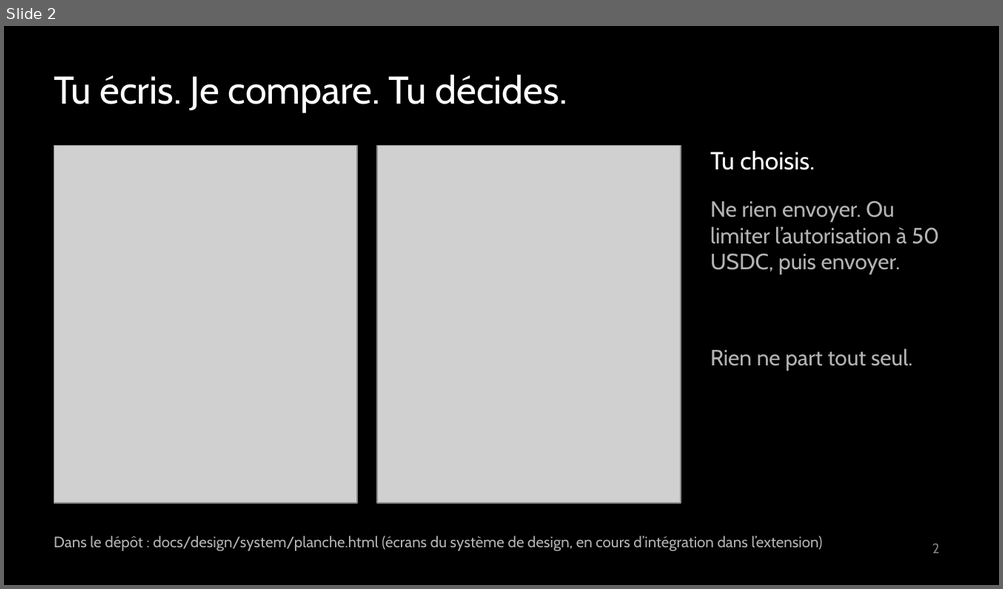
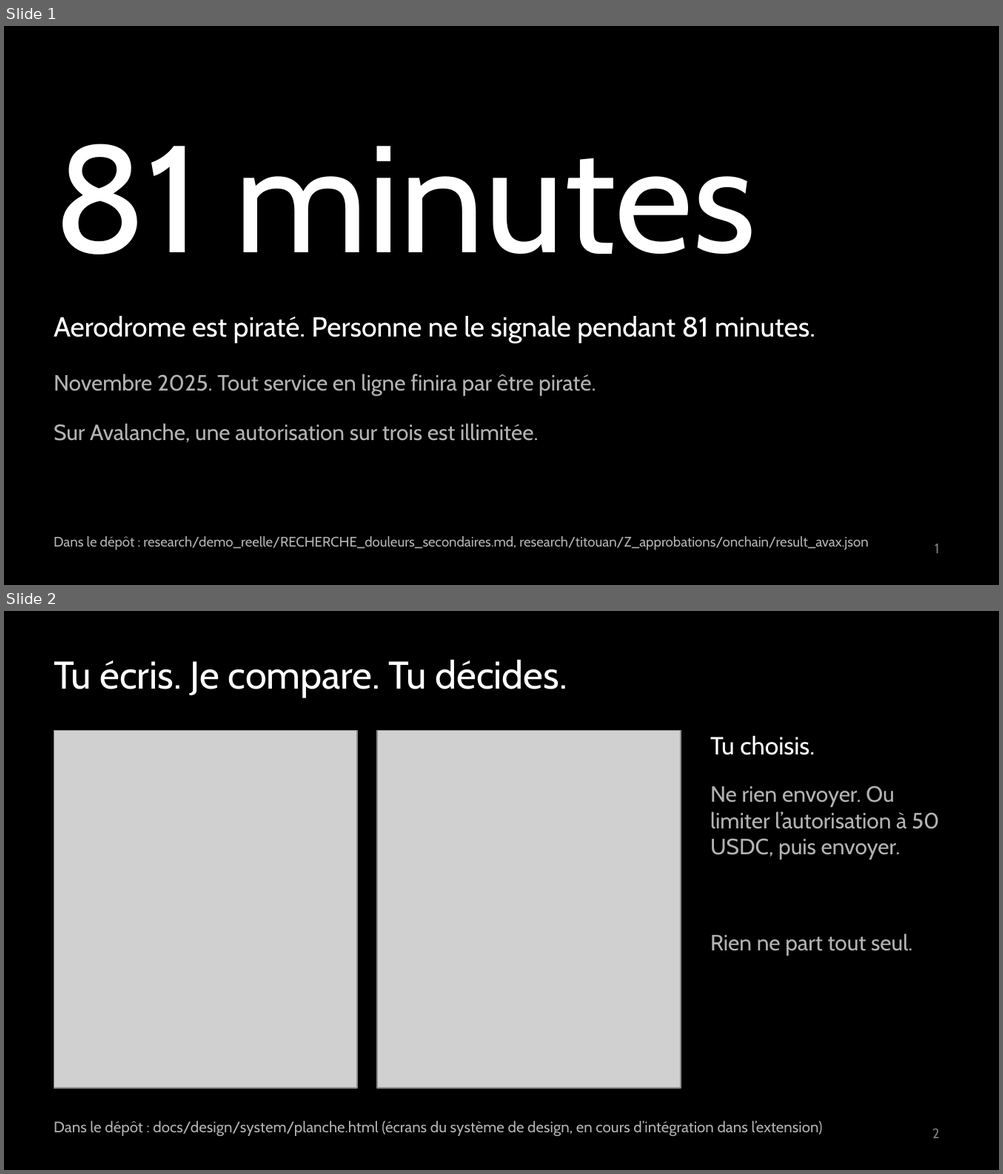
Before and after one commit to adembnn/secure-horizon, a slide deck: livrables/deck/holdup.pptx. Shown one above the other, each under a label of ours: slide 2 before the commit, slides 1 and 2 after it. The pictures are 1003x589 and 1003x1174 pixels, drawn with LibreOffice and Linux fonts; fonts in the diff are those of the drawing; grey boxes stand for pictures. Boxes give left, top, right and bottom in pixels: in the first picture for what was removed or moved away, otherwise in the second. Text is boxed around its words. In the diff, an @@ line names an element or a change of style, - is before the commit and + after.

```diff
--- a/livrables/deck/holdup.pptx
+++ b/livrables/deck/holdup.pptx
@@ slide 1 added at (x1=4, y1=26, x2=999, y2=585), background #000000 @@
@@ text added at (x1=54, y1=144, x2=756, y2=255), 110 pt, text #FFFFFF @@
+81 minutes
@@ text added at (x1=54, y1=316, x2=815, y2=343), 20 pt, text #FFFFFF @@
+Aerodrome est piraté. Personne ne le signale pendant 81 minutes.
@@ text added at (x1=54, y1=374, x2=595, y2=396), 16 pt, text #B3B3B3 @@
+Novembre 2025. Tout service en ligne finira par être piraté.
@@ text added at (x1=54, y1=423, x2=538, y2=443), 16 pt, text #B3B3B3 @@
+Sur Avalanche, une autorisation sur trois est illimitée.
@@ text added at (x1=54, y1=537, x2=868, y2=551), 10 pt, text #B3B3B3 @@
+Dans le dépôt : research/demo_reelle/RECHERCHE_douleurs_secondaires.md, research/titouan/Z_approbations/onchain/result_avax.json
@@ page number added at (x1=934, y1=544, x2=939, y2=554), 10 pt, text #808080 @@
+1
```
Also in this commit, not shown: 2 slides changed, 1 slide removed, 3 other files.
